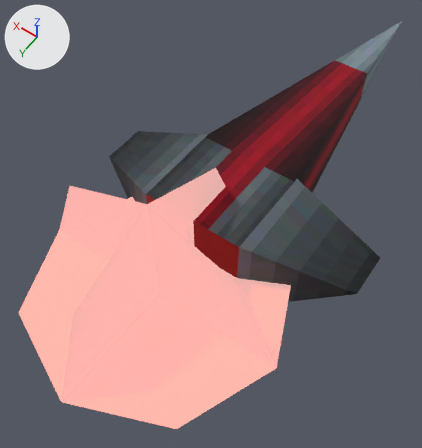
Two versions of the glTF model tools/generators/units/raw/fcop-fx/mp-obj044-rocket-hyper.glb, one commit apart.
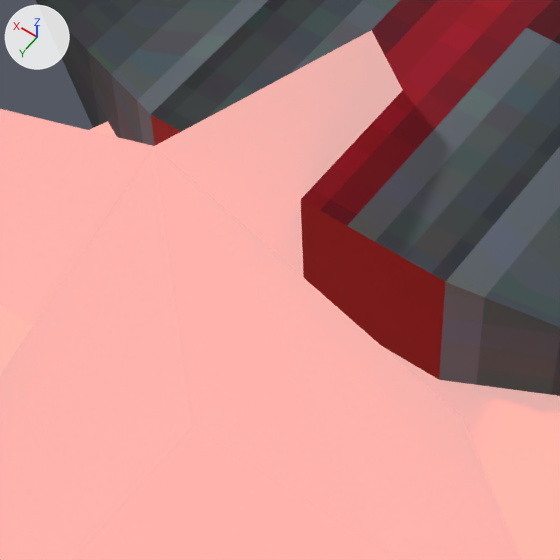
Old and new are each drawn whole from a 50 mm camera at (-0.072, 0.091, 0.26) aimed at (0.01, -0.023, 0.081) and again close up on the part from 23% to 65% of the width and 35% to 75% of the height. The lights are fixed; the arrows at upper left show +X, +Y and +Z. The older version's two pictures come first.

The first close-up shows 'Mp_obj_044'.
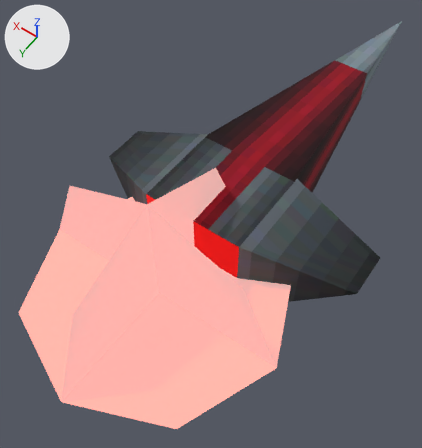
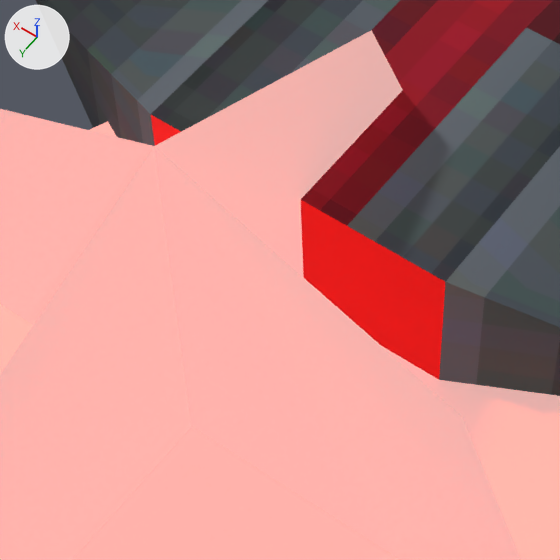
Where the change shows, as pixel boxes (x1, y1, x2, y2) in the close-ups (560 x 560 px):
'Mp_obj_044', surface changed (lighter): (148, 112, 449, 388) in both

Patch to the scene script:
```diff
--- a/tools/generators/units/raw/fcop-fx/mp-obj044-rocket-hyper.glb.py
+++ b/tools/generators/units/raw/fcop-fx/mp-obj044-rocket-hyper.glb.py
@@ mat_tex05 @@
 n1 = _N.new('ShaderNodeOutputMaterial'); n1.name = 'Material Output'
+n3 = _N.new('ShaderNodeMath'); n3.name = 'Math'
+n3.operation = 'SUBTRACT'
+n3.inputs[0].default_value = 1.0  # 'Value'
+n4 = _N.new('ShaderNodeMath'); n4.name = 'Math.001'
+n4.operation = 'LESS_THAN'
+n4.inputs[1].default_value = 0.25  # 'Value'
 n2 = _N.new('ShaderNodeTexImage'); n2.name = 'Image Texture'
@@ mat_tex05 @@
 n0 = _N.new('ShaderNodeBsdfPrincipled'); n0.name = 'Principled BSDF'
 _L.new(n2.outputs[0], n0.inputs[0])  # 'Color' to 'Base Color'
+_L.new(n3.outputs[0], n0.inputs[4])  # 'Value' to 'Alpha'
+_L.new(n4.outputs[0], n3.inputs[1])  # 'Value' to 'Value'
+_L.new(n2.outputs[1], n4.inputs[0])  # 'Alpha' to 'Value'
```
